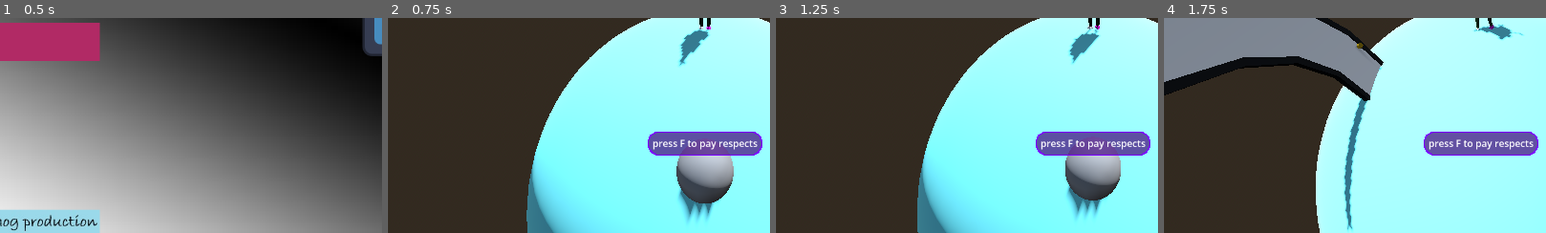
Above: before the commit, frames 1-4 (left to right).
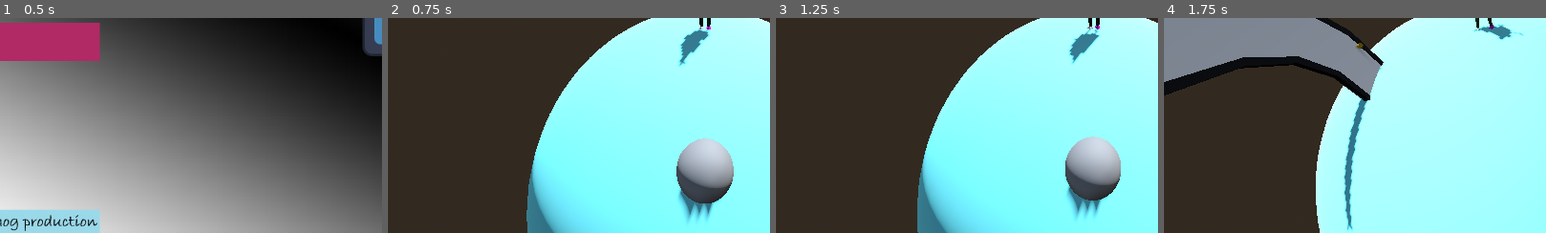
Above: after the commit, the same moments.

Repository: boner-cmd/effective-octo-pancake
Game: Godot game, scene res://Scenes/TitleScreen.tscn
Two runs of this game, one before a commit and one after it. Both use one fixed random seed, a clock stepped at 60 frames per second and the inputs below. The engine's default icon, where the game draws it, is replaced by a stand-in: a white triangle on a blue panel in a dark square. Sound files missing from this copy of the repository are replaced by a short silence.
Inputs (mouse positions are % of the whole screen's width and height, from its top left):
- Up to frame 1 (0.5 s): no input
- Up to frame 2 (0.75 s): click (11, 42) at 0.5 s
- Up to frame 3 (1.25 s): no input
- Up to frame 4 (1.75 s): tap F (interact) at 1.25 s; move the mouse to (55, 50) at 1.27 s; hold W (up) from 1.28 s (still down); hold F (interact) from 1.28 s (still down); tap Enter (ui_accept) at 1.52 s
The pictures show only the part of the screen within x 8-58%, y 50-100%; the shares and areas given below are measured in that part.

Frame 1 is identical in both runs. In frame 2, 3.2% of the frame differs, in the area x 68-98%, y 52-64%; in frame 3, 3.2%; in frame 4, 3.2%.

Commit message:
some interact progress

Diff:
--- a/Character Scenes/DoorAnimHandler.gd
+++ b/Character Scenes/DoorAnimHandler.gd
@@ -5,8 +5,8 @@
 const sfx_spawn = preload("uid://t6h5ww03rkm7")
 const sfx_exit = preload("uid://dklltp1vyr8pp")
 
-
 @onready var anim_tree: AnimationTree = $AnimationTree
+@onready var player_animation_position: Node3D = $"../PlayerAnimationPosition"
 
 enum AnimStates {IDLE, STASIS, SPAWN, DESPAWN, EXIT}
 
@@ -89,3 +89,6 @@
 	exit_player.play()
 	await exit_player.finished
 	exit_player.queue_free()
+
+func interact():
+	pass
--- a/Character Scenes/Door_Boiler.tscn
+++ b/Character Scenes/Door_Boiler.tscn
@@ -28,6 +28,7 @@
 
 [node name="interact" type="MarginContainer" parent="DoorBaseModel/DoorInteractRadius/CanvasLayer" unique_id=6819583]
 unique_name_in_owner = true
+visible = false
 anchors_preset = 7
 anchor_left = 0.5
 anchor_top = 1.0
--- a/Character Scenes/interaction_detector.gd
+++ b/Character Scenes/interaction_detector.gd
@@ -4,12 +4,14 @@
 var interact_ui : MarginContainer
 
 # Tracks the current object the player is overlapping with
-var current_area: Area3D = null
+var current_npc: Area3D = null
+var current_door: Area3D = null
+var current_exit: Area3D = null
 # var interaction_label: Label = null
 
 func _input(event: InputEvent) -> void:
-	if event.is_action_pressed("interact") and current_area:
-		current_area.interact()
+	if event.is_action_pressed("interact") and current_npc:
+		current_npc.interact()
 		interact_ui.visible = false
 
 func _on_area_entered(area: Area3D) -> void:
@@ -17,10 +19,12 @@
 		var door = area.get_parent()
 		door.spawn()
 		print("DOOR")
+		current_door = area
 	elif area.is_in_group("Exit"):
 		print("EXIT")
+		current_exit = area
 	else:
-		current_area = area
+		current_npc = area
 		interact_ui = area.interact_ui
 		interact_ui.visible = true
 
@@ -28,9 +32,11 @@
 		if area.is_in_group("Door"):
 			var door = area.get_parent()
 			door.despawn()
+			current_door = null
 			print("DOOR")
 		elif area.is_in_group("Exit"):
+			current_exit = null
 			print("EXIT")
 		else:
-			current_area = null
+			current_npc = null
 			interact_ui.visible = false
--- a/project.godot
+++ b/project.godot
@@ -31,6 +31,7 @@
 
 Door="doors"
 Exit="used for actually leaving doors"
+npc="for those npc's"
 
 [input]
 
